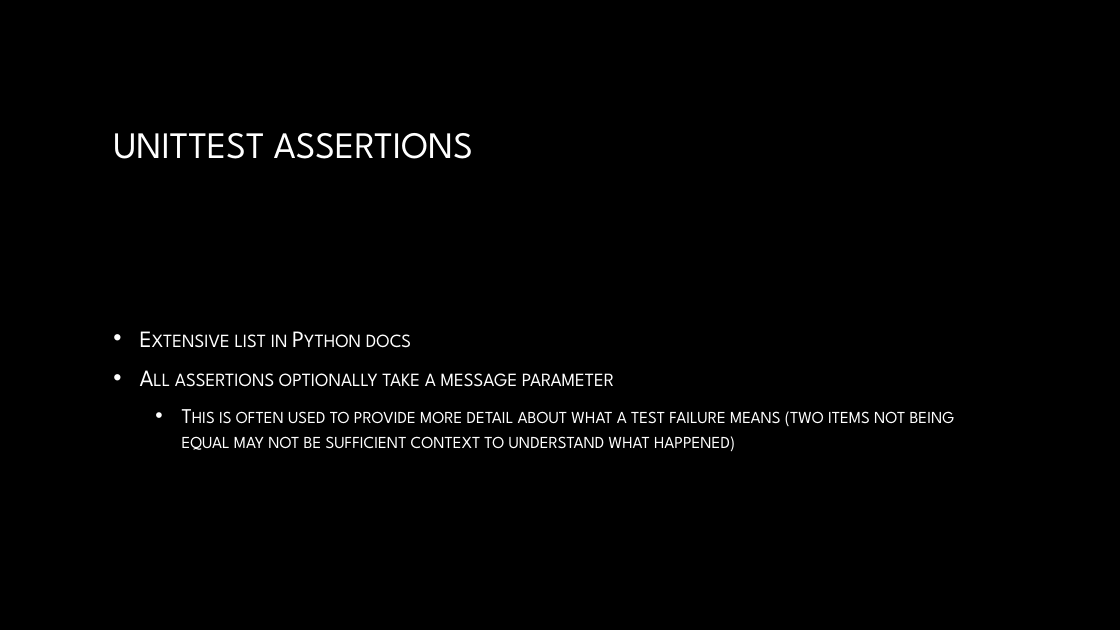
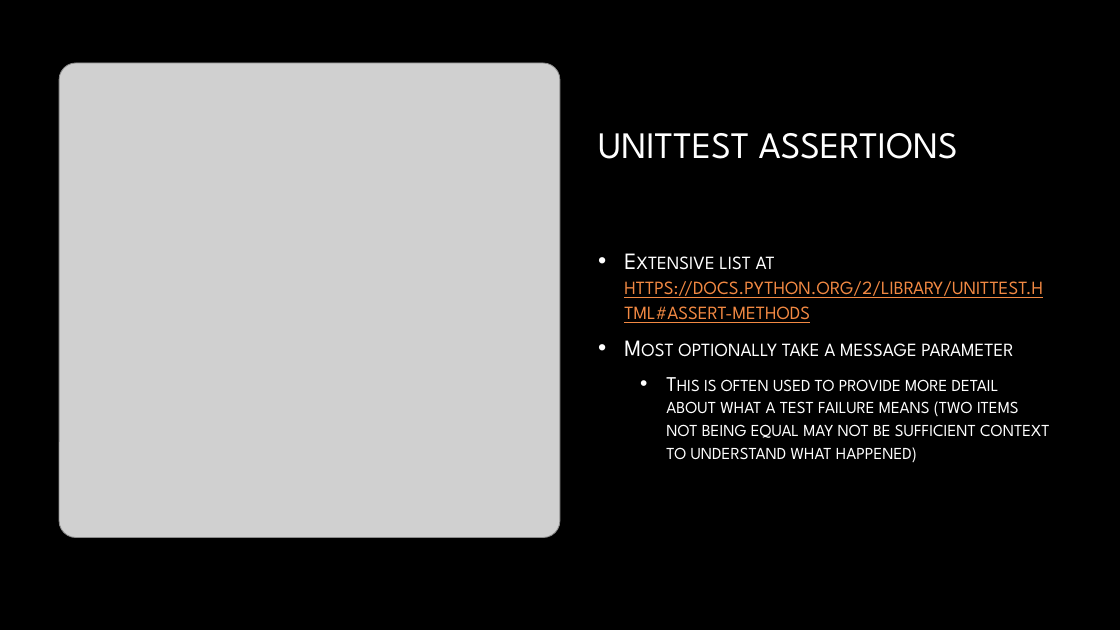
Before and after one commit to dwalleck/opencafe-training, a slide deck: slide 5 of OpenCafeTraining-Part2.pptx. Drawn at 1120x630 pixels with LibreOffice and Linux fonts; fonts in the diff are those of the drawing; grey boxes stand for pictures; background and template pictures are left out. Boxes give left, top, right and bottom in pixels: in the first picture for what was removed or moved away, otherwise in the second. Text is boxed around its words. In the diff, an @@ line names an element or a change of style, - is before the commit and + after.

```diff
--- a/OpenCafeTraining-Part2.pptx
+++ b/OpenCafeTraining-Part2.pptx
@@ title "UNITTEST ASSERTIONS": place and size @@
-title "UNITTEST ASSERTIONS" at <box>113,133,473,159</box>
+title "UNITTEST ASSERTIONS" at <box>598,133,958,159</box>
@@ picture added at <box>59,63,560,538</box> @@
@@ text "Extensive list at https://docs.python.org/2/library/unittest ...": place and size @@
-text "Extensive list at https://docs.python.org/2/library/unittest ..." at <box>175,334,955,452</box>
+text "Extensive list at https://docs.python.org/2/library/unittest ..." at <box>624,256,1050,462</box>
@@ text "Extensive list at https://docs.python.org/2/library/unittest ..." at <box>624,256,1050,462</box>: vertical alignment middle to top @@
@@ text at <box>624,256,1043,357</box>: text changed; text colour gradient #FFFFFF to #BFBFBF to #F28943 @@
-• Extensive list in Python docs
-• All assertions optionally take a message parameter
+• Extensive list at https://docs.python.org/2/library/unittest.html#assert-methods
+• Most optionally take a message parameter
@@ text at <box>666,379,1050,462</box>: line spacing 1 to 0.9 @@
```
Also in this commit, not shown: 3 other slides changed, 5 slides added, 1 slide removed, 8 other files.
